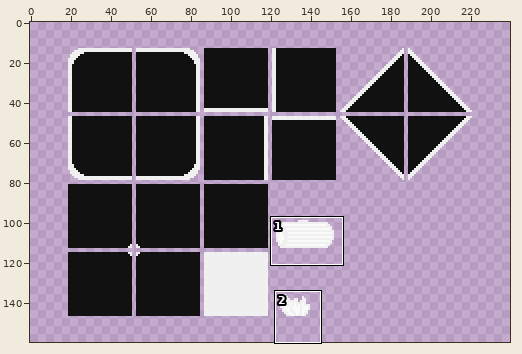
File history of a sprite sheet, core/assets/Images/tileset_0.png. The first picture is a wide view before the edit; the outline marks the close-up.
Close-up. First the earlier version:
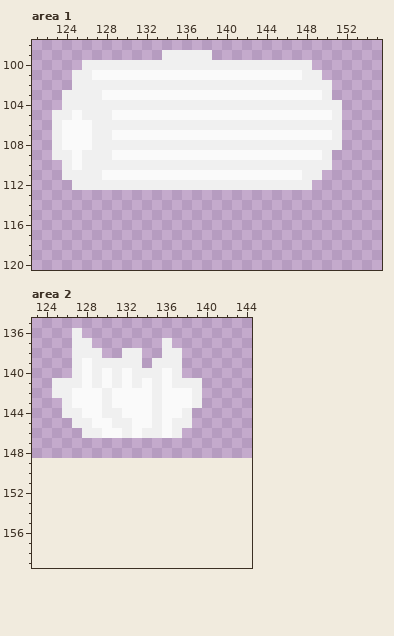
The file is 206x138 pixels. Colours within 5 levels of each other are drawn and written as one. Shown: area 1: x 121..155, y 98..120; area 2: x 123..144, y 135..159. The old version is drawn lined up with the new one, on the new canvas. The commit also changed other parts of the picture, which this record leaves out.
Once edited:
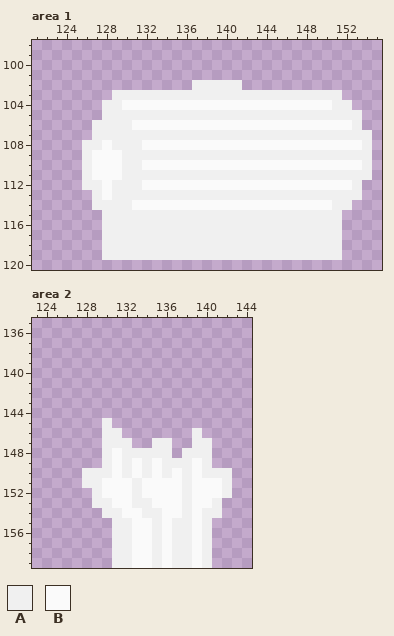
Palette (. is transparent): A #f0f0f0  B #fafafa
Changes in this commit:
canvas 206x138 -> 240x160, the old top-left corner now at 17,11
Changed rows in their new state; - is an unchanged pixel.
Area 1:
first column x 123:
 99 -----------.....----------------
100 ---.......................------
101 --.........................-----
102 --............-----.........----
103 -.....AAAAAAAAAAAAAAAAAAAAA-A---
104 -....--BBBBBBBBBBBBBBBBBBBBB-A--
105 .....-AAAAAAAAAAAAAAAAAAAAAA-AA-
106 ....----BBBBBBBBBBBBBBBBBBBBBBA-
107 ....--AAAAAAAAAAAAAAAAAAAAAA-AAA
108 ...A-B---BBBBBBBBBBBBBBBBBBBBBBA
109 ...-BB-AAAAAAAAAAAAAAAAAAAA-AAAA
110 -..-BBB--BBBBBBBBBBBBBBBBBBBBBBA
111 -..-B--AAAAAAAAAAAAAAAAAA--AAAAA
112 --.--B---BBBBBBBBBBBBBBBBBBBBBA-
113 ----ABAAAAAAAAAAAAAAAAAAAAAAAAA-
114 ----AAAABBBBBBBBBBBBBBBBBBBBAA--
115 -----AAAAAAAAAAAAAAAAAAAAAAAA---
116 -----AAAAAAAAAAAAAAAAAAAAAAAA---
117 -----AAAAAAAAAAAAAAAAAAAAAAAA---
118 -----AAAAAAAAAAAAAAAAAAAAAAAA---
119 -----AAAAAAAAAAAAAAAAAAAAAAAA---
Area 2:
first column x 125:
136 --.---------------
137 --..-------.------
138 --...--..--..-----
139 --.......-...-----
140 --...........-----
141 ...............---
142 ...............---
143 -..............---
144 -.............----
145 --...A........----
146 ---..AA......-A---
147 -----AAA--AA--AA--
148 -----ABAAAAA-AAA--
149 -----ABABABAAABA--
150 ---AAABABABABABAAA
151 ---AABBBABBBBABBBA
152 ----ABBBABBBBABBBA
153 ----AABBAABBBABBA-
154 -----AABBAABBABAA-
155 ------AABBABAABA--
156 ------AABBABAABA--
157 ------AABBABAABA--
158 ------AABBABAABA--
159 ------AABBABAABA--
Boxes around the changes in both close-ups, in picture pixels (x1, y1, x2, y2):
changed: (52, 50, 372, 260)
changed: (52, 328, 232, 568)
